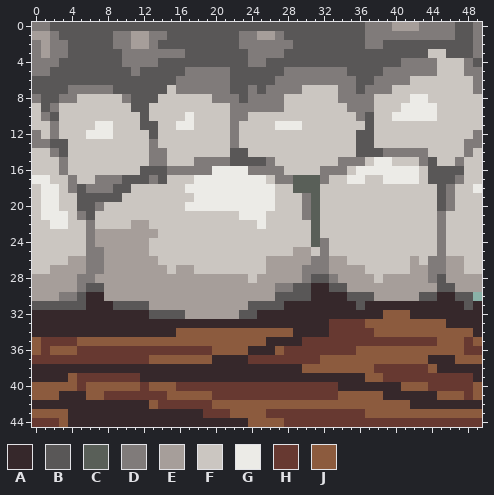
Edited in one commit: pixel-art file (hdtwod/art/grass_side.aseprite). The first picture shows the starting point.
50x45 pixels, 1 frame.
Visible layers, top first: "grass_side_rocky", "Layer 2".
Palette (. is transparent): A #36282b  B #595757  C #595f58  D #807b7a  E #a69e9a  F #cbc6c1  G #ecebe7  H #673931  J #8c5b3e
Pixels before, first column x 0:
 0 DDBBBBBBBBBBBBBBBBBBBBBBBBBBBBBBBBBBBDDDEEEDDDDBBD
 1 EEDBBBBBBDDEEDDBBBBBBBBDDEEDBBBBBBBBBDDDDDDDDDDBBD
 2 DEDDBBBBBDDEEDBBBBBBBBBDDDDDDBBBBBBBBDDBBBBBBBBBBD
 3 DEDDBBBBBBDDDDDDDBBBBBBBDDDDBBBBBBBBBBBBBBBBFFBBBD
 4 DDDBBBBBBBDDDDBBBBBBBBBBDDBBBBBBBBBBBBBBBDDDDFFFDB
 5 DDBBBBBBBBBDBBBBBDDDDDBBBBBBDDDDDDDBBBBDDDDDDFFFDD
 6 BBBBBBBBBBBBBBBBDDDDDDBBBBBDDDDDDDDDBBDDDDFFFFFFFD
 7 BBBBDDDDDBBBBBBFDDDDDDBBDBDDDDFFFFDDBDDDFFFFFFFFFD
 8 DBBDDFFFFFDBBBFFFFFFDDDBDDDDFFFFFFDDDDFFFFGGFFFFFF
 9 FBDFFFFFFFFBBFFFFFFFFFDDDDDDFFFFFFFDDDFFFGGGGFFFFF
10 FDBFFFFFFFFFBFFFFGFFFFDDFFFFFFFFFFFFDBFFGGGGGFFFFF
11 FFDFFFFGGFFFBBFFGGFFFFDFFFFGGGFFFFFFFBFFFFFFFFFFFF
12 DFDFFFGGGFFFFBFFFFFFFFDFFFFFFFFFFFFFBBFFFFFFFFFFFD
13 DDBBFFFFFFFFFDFFFFFFFFDFFFFFFFFFFFFFBBFFFFFFFFFFDD
14 FFDBFFFFFFFFFDDFFFFFFFBBFFFFFFFFFFFFBBBDDDDDFFFFDF
15 FFFDFFFFFFFFFDDFFFDDDDBBBBDFFFFFFFDDDFGGFFFDBFFDFF
16 FFFDFFFFFFFFBBBDDDDDGGGGDDDDFFFFDDDFGGGGGGGFBBBBFF
17 GGFFDFFDDDBBBDBFFFGGGGGGGGFDDCCCDFFGGFFGGGGFBBBDFF
18 FGGFDBDDDBBFFFFFFGGGGGGGGGGFFCCCFFFFFFFFFFFFFBDFFG
19 FGGFFBBBBBFFFFFFFFGGGGGGGGGFFFDCFFFFFFFFFFFFFBDFFF
20 FGGFFBBDFFFFFFFFFGGGGGGGGGGFFFDCFFFFFFFFFFFFFBDFFF
21 FGGGFDBFFFFFFFFFFFFFFFFGGGFFFFDCFFFFFFFFFFFFFDFFFF
22 FFGGFFDFFFFEEFFFFFFFFFFFFGFFFFFCFFFFFFFFFFFFFDFFFF
23 FFFFFFDEEEEEEEFFFFFFFFFFFFFFFFFCFFFFFFFFFFFFFDFFFF
24 FFFFFFDEEEEEEFFFFFFFFFFFFFFFFFFCDFFFFFFFFFFFFDFFFF
25 FFFFFFDDEEEEEFFFFFFFFFFFFFFFFEEFDFFFFFFFFFFFFDFFFF
26 FFFFEEDDEEEEEEFFFFFFFFFFFFEEEEEDDEEFFFFFFFEFDDEEFF
27 FFEEEEDDEEEEEEEFEEFFFFFFFFEEEEDDDEEEEFFFFFEEDDEEFF
28 EEEEEDDEEEEEEEEEEEEEEEEEFEEEEEDBBDEEEEFEEEEEDBEEEE
29 EEEEEDBBEEEEEEEEEEEEEEEEEEEDDBBAABBEEEEEEEEEEBBEEE
30 EEEDDBAAEEEEEEEEEEEEEEEEEEEBBBBAAAABBBEEEEEBBAABB.
31 BBBBBBAAABBBBEEEEEEEEEEEBBBBAAAAAAAABAAAAAAAAAAABA
32 AAAAAAAAAAAAABBBBEEEEEEBBAAAAAAAAAAAAAAJJJAAAAAAAA
33 AAAAAAAAAAAAAAAAAAAAAAAAAAAAAAAAAHHHHJJJJJJJJJAAAA
34 AAAAAAAAAAAAAAAAJJJJJJJJJJJJJAAAAHHHHHJJJJJJJJJJJA
35 JHHHHJJJJJJJJJJJJJJJJJJJJJAAAAHHHHHHHHHHHHHHHJJJHJ
36 JHJJJHHHHHHHHHHHHHHHJJJJAAAJHHHHHHHHJJJJJJJJJJJJHH
37 HHHHHHHHHHHHHJJJJJJJAAAAHHHHHHHHJJJJJJJJJJJJAAAJJJ
38 AAAAAAAAAAAAAAAAAAAAAAAAAAAAAAJJJJJJJJHHHHHHJAAAAA
39 AAAAJHHHHHHHAAAAAAAAAAAAAAAAAAAAAAAAAJJHHHHHHHHHHA
40 JJJJJHJJJJJJHJJJHHHHHHHHHHHHHHHHHHAAAAAAAJJJHHHHHJ
41 JJJAAAJJHHHHHHHJJJJJHHHHHHHHHHHHHHJJJJJAAAAAAJJJHJ
42 AAAAAAAAAAAAAJHHHHHHJJJJJJJJJJJJJJJJJJJJJJAAAAAAAA
43 JJJJAAAAAAAAAAAAAAAHHHJJJJHHHHHHHHHHHJJJJJJJJJJJJJ
44 HHHJAAAAAAAAAAAAAAAAAAAAJJJJHHHHHHHHHHHHHHHHHHHHHH
Once edited:
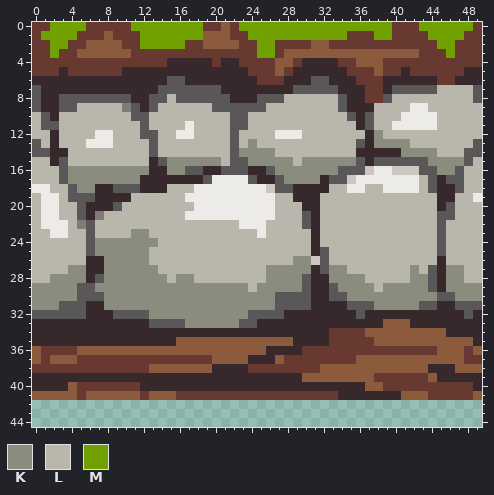
Colours new in this view: K #8a8c7e  L #b9b6ac  M #70a100
The exact change:
layer "Layer 2" now hidden
layer "grass_side_rocky" now hidden
layer "grass_side_rocky #2" added
layer "Layer 1" added
Changed rows in their new state; - is an unchanged pixel.
first column x 0:
 0 HHMMMMHHHHHMMMMMMMMHHJHMMMMMMMMMMMMMMMMMHHHMMMMMMH
 1 HMMMMHHHJHHHMMMMMMMJJJHHMMMMMMMMMMMHHHMMHHHHMMMMHH
 2 HHMMHHJJJJHHMMMMMHHJJJJHHMMHHHHJJHHHHHHHHHHHHMMHHH
 3 HHMHHJJJJJJHHHHHHHHHHHHHHMMHJJJJJJJJJJJJJJJHHHMHHH
 4 HHHHHHHHHHHHHHHAAAAAHAAHHHHJJHAAAAHHJJJHHHHHHHHHHH
 5 HHHAHHHHHHAAAAAAAAAAAAAAHHHJHAAAAAAHHHJHHAHHHHHHAA
 6 AAAAAAAAAAAAAAA-BAAAAAAAAHHHAAABBAAAHHHAAAAAAHHAAA
 7 -AAAAAAAAAAAAA-BBBBBBAAAAAAAABBBBBAAAHHABBBBBLLLLB
 8 BAABBBBBBBBAA-BLBBBBBBAAABBBLLLLLLBAAHHBLLLLLLLLLB
 9 BAABBLLLLLD-ABLLLLLLBBBBBBLLLLLLLLBAAALLLL--LLLLLL
10 LBALLLLLLLLB-LLLLLLLLLBBLLLLLLLLLLLBA-LLL----LLLLL
11 LBBLLLLLLLLL-LLLL-LLLLBBLLLLLLLLLLLLA-LLGGGGGLLLLL
12 LLALLLL--LLLB-LLGGLLLLBLLLLGGGLLLLLLLAKLLLLLLLLLLL
13 BLALLLGGGLLLLBLLLLLLLLBLKLLLLLLLLLLL-AKKKKLLLLLLLB
14 BBAALLLLLLLLLBLLLLLLLL-KKKKLLLLLLLLLAAAAAKKKKLLLBB
15 LLABLLLLLLLLLABKKKKKKL--KKKKKLKKKKKKBABBBBBBKKKKBL
16 LLLBKKKKKKKKKAAKKBBAABBBAABKKKKKKKBBBF--FFFB-KK-LL
17 LLLBKKKKKKKKAAAAAAAB----BAABKKKKABBF-GG----L-A-BLL
18 G-LLBKKAA--BAAALLL--------FBBAAAALLGGLLGGGGLBAABLL
19 L--LB--AAAALLLLLLG---------LLAAALLLLLLLLLLLLLAALLG
20 L--LL-AAABLLLLLLLL---------LLLAALLLLLLLLLLLLLABLLL
21 L--LLBADLLLLLLLLLGGGGGG---GLLLBALLLLLLLLLLLLLBBLLL
22 LG--LDBLLLLLLLLLLLLLLLLGG-LLLLBALLLLLLLLLLLLLBLLLL
23 LLGGLLBLLLLKKLLLLLLLLLLLLGLLLLLALLLLLLLLLLLLLBLLLL
24 LLLLLLBKKKKKKKLLLLLLLLLLLLLLLLLALLLLLLLLLLLLLBLLLL
25 LLLLLLBKKKKKKLLLLLLLLLLLLLLLLLLABLLLLLLLLLLLLBLLLL
26 LLLLLLAAKKKKKLLLLLLLLLLLLLLLLKKFBLLLLLLLLLLLLALLLL
27 LLLLKKAAKKKKKKLLLLLLLLLLLLKKKKKABKKLLLLLLLKLBAKKLL
28 LLKKKKABKKKKKKKLKKLLLLLLLLKKKKBAAKKKKLLLLLKKBAKKLL
29 KKKKKB-KKKKKKKKKKKKKKKKKLKKKKK----KKKKLKKKKKBAKKKK
30 KKKKK-BBKKKKKKKKKKKKKKKKKKK------BBKKKKKKKKKKBBKKK
31 KKK-----KKKKKKKKKKKKKKKKKKK-BBB----B-BKKKKKBB--B-B
32 BBBBBB---BBBBKKKKKKKKKKK-BBB--------B--AAA------B-
33 -------------BBBBKKKKKKBB--------AAAAAA---AAAA----
34 ----------------AAAAAAAAAAAAA--------J--------AAA-
35 AAAAAAAAAAAAAAAA----------JJJ-AAA-----JJJJJJJ---JA
36 --HHHJJJJJJJJJJJJJJJ----JJ-AAA------HHHHHHHHH----J
37 J-JJJ--------HHHHHHHJJJJAAAJ----HHHH--------JJJ-HH
38 HHHHHHHHHHHHHJJJJJJJ----HHHHHHHH------JJJJJJA--JJJ
39 ----AAAAAAAA------------------JJJJJJJ-H-----JAAAA-
40 AAAA--HHHHHHAAAAAAAAAAAAAAAAAAAAAA---JJHHHHH-----A
41 ---JJH--JJJJ-JJ-HHHH--------------AAAAA--JJJHHHH--
42 ..................................................
43 ..................................................
44 ..................................................
Where, in picture pixels (left, top, right, bottom), the same in both pictures:
changed: (32, 22, 482, 427)
